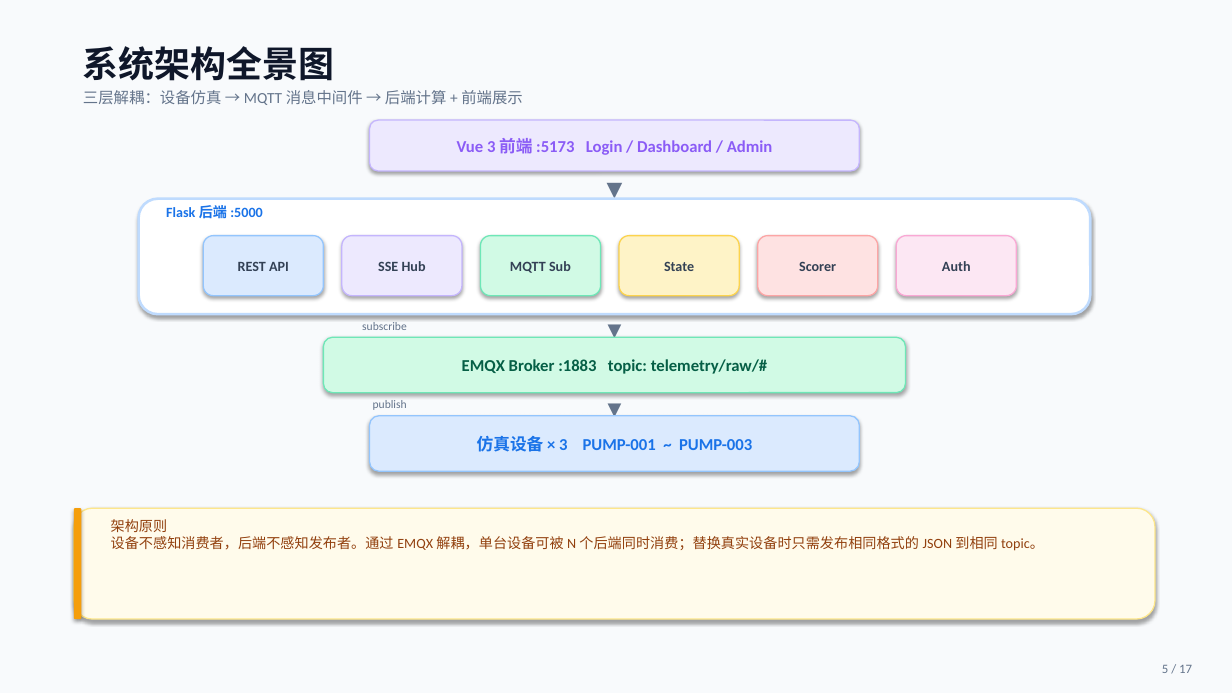
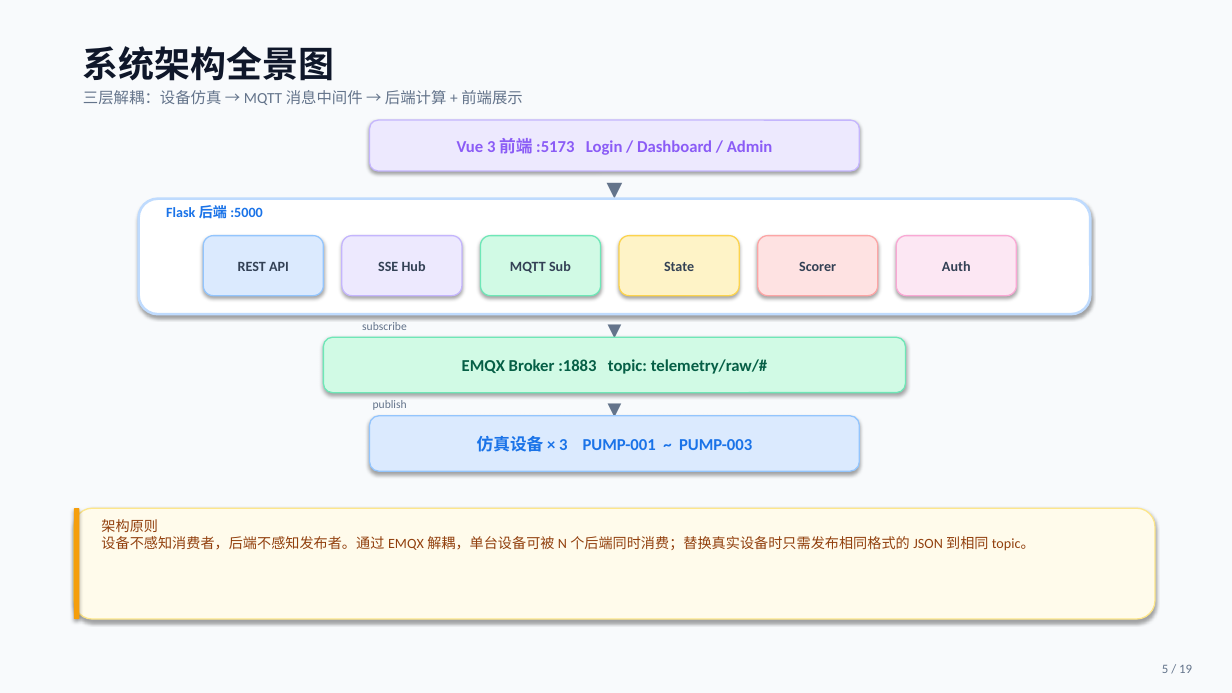
Before and after one commit to Huaiyue-sy/Equipment-Health-Assessment-System, a slide deck: slide 5 of doc/iHealthSim.pptx. Drawn at 1232x693 pixels with LibreOffice and Linux fonts; fonts in the diff are those of the drawing. Boxes give left, top, right and bottom in pixels: in the first picture for what was removed or moved away, otherwise in the second. Text is boxed around its words. In the diff, an @@ line names an element or a change of style, - is before the commit and + after.

```diff
--- a/doc/iHealthSim.pptx
+++ b/doc/iHealthSim.pptx
@@ text "架构原则 设备不感知消费者，后端不感知发布者。通过 EMQX 解耦，单台设备可被 N ...": place and size @@
-text "架构原则 设备不感知消费者，后端不感知发布者。通过 EMQX 解耦，单台设备可被 N ..." at (111, 519, 1044, 551)
+text "架构原则 设备不感知消费者，后端不感知发布者。通过 EMQX 解耦，单台设备可被 N ..." at (101, 519, 1035, 551)
@@ text at (1162, 665, 1192, 673): text changed @@
-5 / 17
+5 / 19
```
Also in this commit, not shown: 15 other slides changed, 3 slides added, 1 slide removed, 6 other files.
